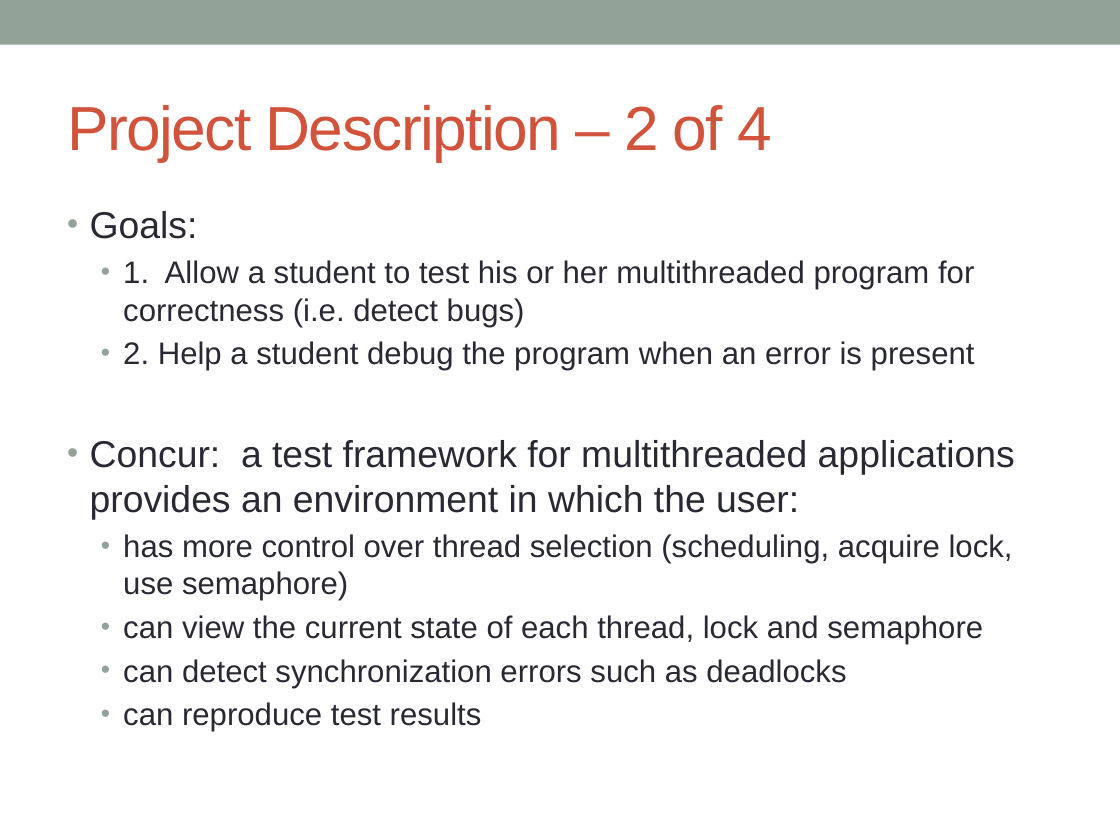
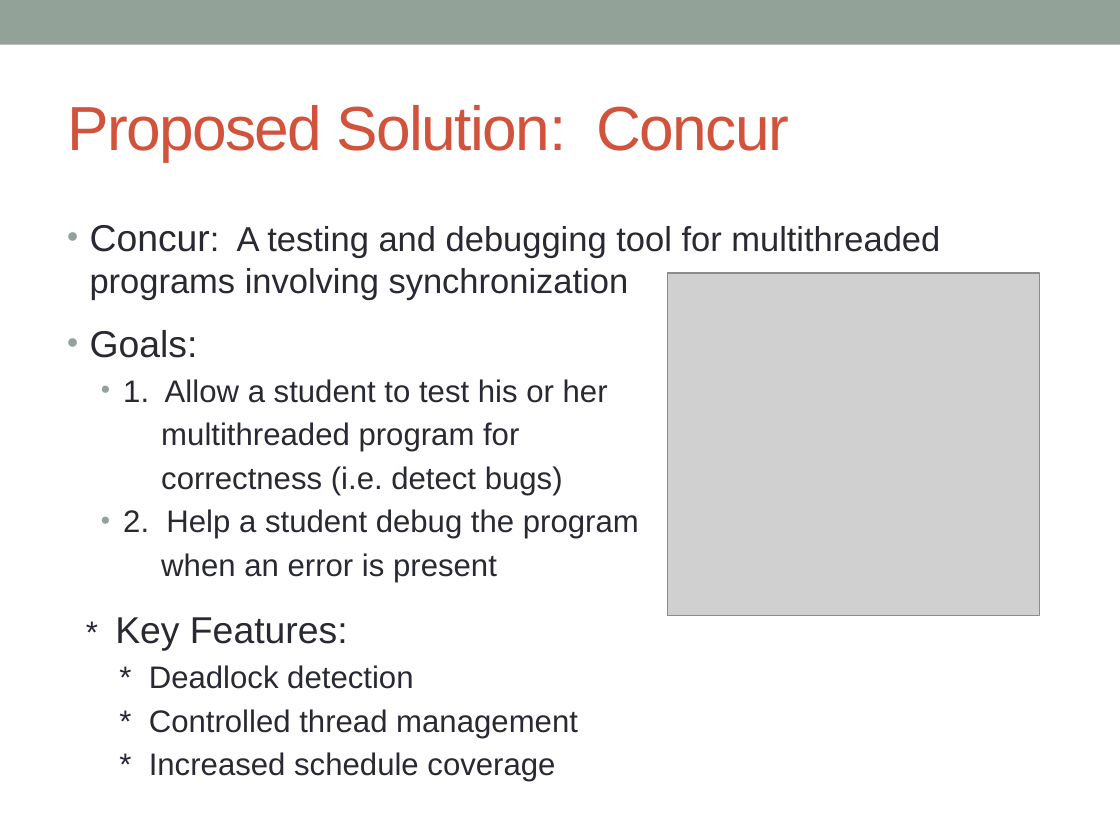
Before and after one commit to concurTestFramework/concurTestFramework, a slide deck: slide 6 of Documents/Concur_Presentation.pptx (slide 4 before the commit). Drawn at 1120x840 pixels with LibreOffice and Linux fonts; fonts in the diff are those of the drawing; grey boxes stand for pictures. Boxes give left, top, right and bottom in pixels: in the first picture for what was removed or moved away, otherwise in the second. Text is boxed around its words. In the diff, an @@ line names an element or a change of style, - is before the commit and + after.

Commit message:
Updated presentation.

```diff
--- a/Documents/Concur_Presentation.pptx
+++ b/Documents/Concur_Presentation.pptx
@@ title at [67, 105, 789, 162]: text changed @@
-Project Description – 2 of 4
+Proposed Solution: Concur
@@ text added at [90, 225, 940, 300], 22.2 pt, text #292934 @@
+• Concur: A testing and debugging tool for multithreaded programs involving synchronization
@@ picture added at [668, 273, 1040, 615] @@
@@ text "Goals:": place and size @@
-text "Goals:" at [90, 211, 1015, 731]
+text "Goals:" at [90, 330, 639, 582]
@@ text at [123, 379, 639, 582]: text changed @@
-  • 1. Allow a student to test his or her multithreaded program for correctness (i.e. detect bugs)
-  • 2. Help a student debug the program when an error is present
-• Concur: a test framework for multithreaded applications provides an environment in which the user:
-  • has more control over thread selection (scheduling, acquire lock, use semaphore)
-  • can view the current state of each thread, lock and semaphore
-  • can detect synchronization errors such as deadlocks
-  • can reproduce test results
+  • 1. Allow a student to test his or her
+  multithreaded program for
+  correctness (i.e. detect bugs)
+  • 2. Help a student debug the program
+  when an error is present
@@ text added at [115, 617, 578, 782], 20 pt, text #292934 @@
+* Key Features:
+  * Deadlock detection
+  * Controlled thread management
+  * Increased schedule coverage
```
Also in this commit, not shown: 10 other slides changed, 9 slides added, 4 slides removed.
